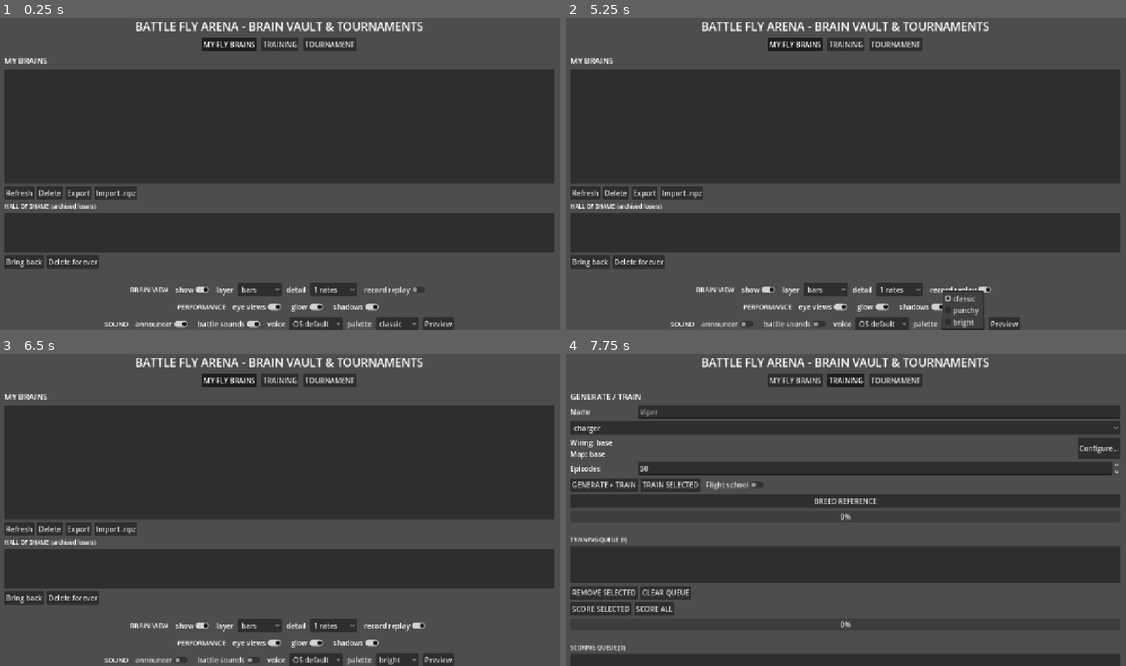
Above: before the commit, frames 1-4 (two rows, left to right).
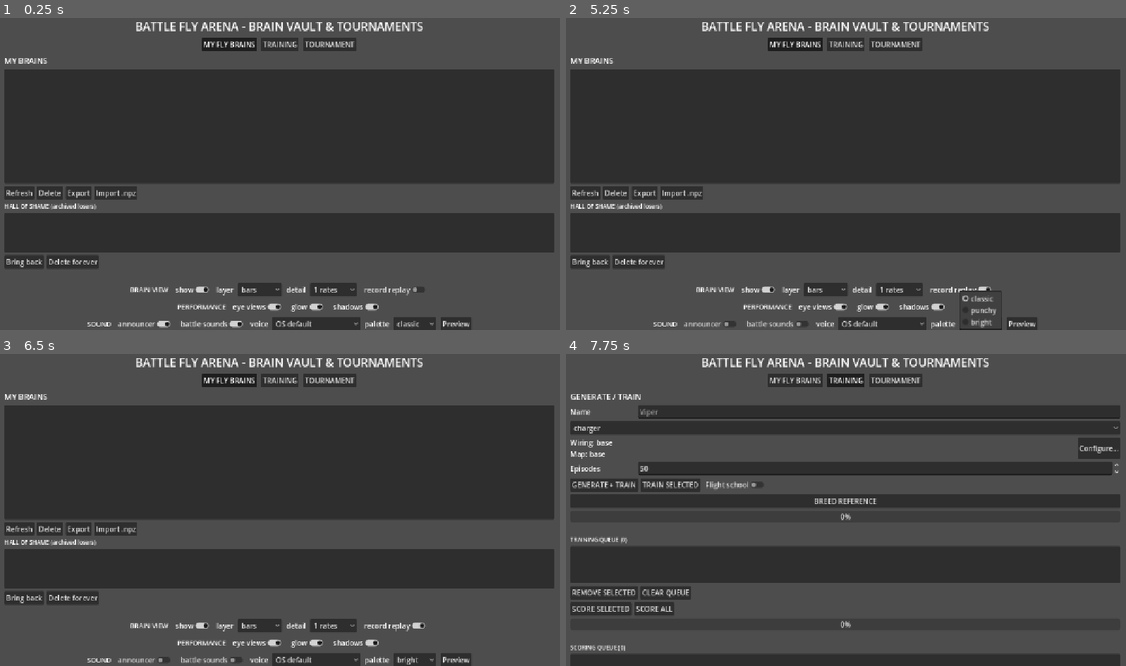
Above: after the commit, the same moments.

Repository: doku/flybrain-arena
Game: Godot game, scene res://scenes/MainMenu.tscn
Two runs of this game, one before a commit and one after it. Both use one fixed random seed, a clock stepped at 60 frames per second and the inputs below.
Inputs:
- Up to frame 1 (0.25 s): no input
- Up to frame 2 (5.25 s): click "announcer" at 0.5 s; click "battle sounds" at 1.25 s; click "OS default" at 2 s; click "record replay" at 2.75 s; click "record replay" at 3.5 s; click "record replay" at 4.25 s; click "classic" at 5 s
- Up to frame 3 (6.5 s): click "classic" at 5.75 s
- Up to frame 4 (7.75 s): click "MY FLY BRAINS" at 6.5 s; click "TRAINING" at 7.25 s

The runs differ from the first frame. In frame 1, 1.1% of the frame differs, in the area x 15-85%, y 95-100%; in frame 2, 1.3%, in the area x 15-85%, y 87-100%; in frame 3, 1.1%; in frame 4, nothing differs.

Commit message:
Fix menu right-edge overflow: long SAPI voice names in the picker
OptionButton minimums grow to the widest item and clip_text does NOT cap them (measured: two live-length Windows voice names stretched the SOUND row to 1035px, past the 1280 window's edge; headless hides this - no voices there). Voice labels now truncate at 23 chars for display (given name sits early in SAPI names, so entries stay distinguishable) with the full name riding a refreshed tooltip; fill splits from the OS call so tests drive live-length lists. Row measured 861px after. Regression test pins the row under 900px with real-length names.

Diff:
--- a/arena/scripts/MainMenu.gd
+++ b/arena/scripts/MainMenu.gd
@@ -29,6 +29,11 @@
 var sound_voice_pick: OptionButton
 var sound_palette_pick: OptionButton
 var _sound_voice_ids: Array = []
+# Full display names, index-aligned with _sound_voice_ids: the picker
+# shows shortened labels (OptionButton minimums grow to the widest
+# item and clip_text does NOT cap them - the Oct 2026 right-edge
+# overflow), so the tooltip reads the full name from here.
+var _sound_voice_names: Array = []
 # Preloaded for the same reason as ArenaManager.SfxSynthLib (fresh
 # scripts have no global class cache entry yet).
 const SfxSynthLib = preload("res://scripts/SfxSynth.gd")
@@ -356,6 +361,13 @@
 	vl.text = "voice"
 	row.add_child(vl)
 	sound_voice_pick = OptionButton.new()
+	# Live Windows voice names run ~50 chars; OptionButton minimums
+	# grow to the widest item (clip_text does NOT cap them), which
+	# stretched this row to 1035px and past the window's right edge.
+	# _short_voice_label bounds the items; the full name rides the
+	# tooltip (_sound_voice_tooltip).
+	sound_voice_pick.clip_text = true
+	sound_voice_pick.custom_minimum_size = Vector2(200, 0)
 	sound_voice_pick.tooltip_text = "Announcer voice (OS default first). Applies on next arena launch."
 	_sound_fill_voices()
 	sound_voice_pick.item_selected.connect(_push_sound_settings)
@@ -381,14 +393,21 @@
 
 
 func _sound_fill_voices() -> void:
+	_fill_voice_picker(DisplayServer.tts_get_voices_for_language("en"))
+
+
+func _fill_voice_picker(voices: Array) -> void:
 	# OS default first (empty id = engine picks), then installed
 	# English voices. Empty list (headless / no TTS) leaves just the
-	# default entry - the picker never errors.
+	# default entry - the picker never errors. Splits from the OS
+	# call so tests can drive live-length voice lists directly.
 	_sound_voice_ids = [""]
+	_sound_voice_names = ["OS default"]
+	sound_voice_pick.clear()
 	sound_voice_pick.add_item("OS default")
 	var stored := TournamentDirector.audio_voice_get()
 	var sel := 0
-	for v in DisplayServer.tts_get_voices_for_language("en"):
+	for v in voices:
 		# Backend-dependent shape: some platforms return {id, name}
 		# dicts, others (Windows SAPI) return bare voice-id strings -
 		# and this engine build types the loop variable as String, so
@@ -401,10 +420,33 @@
 		if vid == "":
 			continue
 		_sound_voice_ids.append(vid)
-		sound_voice_pick.add_item(vname)
+		_sound_voice_names.append(vname)
+		sound_voice_pick.add_item(_short_voice_label(vname))
 		if vid == stored:
 			sel = _sound_voice_ids.size() - 1
 	sound_voice_pick.selected = sel
+	_sound_voice_tooltip()
+
+
+func _short_voice_label(vname: String) -> String:
+	# OptionButton minimums grow to the widest ITEM, and clip_text
+	# does not cap them (measured: 50-char SAPI names stretched the
+	# SOUND row to 1035px, past the window edge). Shortened labels
+	# keep the row bounded; the given name (Hazel/David/...) sits
+	# early in SAPI names, so entries stay distinguishable. The full
+	# name rides the tooltip (_sound_voice_tooltip).
+	if vname.length() <= 24:
+		return vname
+	return vname.substr(0, 23) + "..."
+
+
+func _sound_voice_tooltip() -> void:
+	# The picker shows shortened labels; the tooltip carries the
+	# selected voice's full name from the parallel names array.
+	var idx := sound_voice_pick.selected
+	if idx >= 0 and idx < _sound_voice_names.size():
+		sound_voice_pick.tooltip_text = "%s\nAnnouncer voice (OS default first). Applies on next arena launch." \
+			% str(_sound_voice_names[idx])
 
 
 func _sound_voice_id_name(v: Variant) -> Array:
@@ -425,6 +467,7 @@
 	var idx := sound_voice_pick.selected
 	if idx >= 0 and idx < _sound_voice_ids.size():
 		TournamentDirector.audio_voice_set(str(_sound_voice_ids[idx]))
+	_sound_voice_tooltip()
 	TournamentDirector.audio_opt_set("sfx_palette",
 		str(SfxSynthLib.PALETTES[sound_palette_pick.selected]))
 
--- a/arena/tests/test_menu_pages.gd
+++ b/arena/tests/test_menu_pages.gd
@@ -66,6 +66,26 @@
 	# Persistent footer: settings + launch bar outside the pages.
 	_check(menu.bv_enable != null and menu.perf_pip != null
 		and menu.sound_voice != null, "settings rows persist")
+	# Oct 2026 right-edge overflow regression: live-length SAPI voice
+	# names once stretched the SOUND row to 1035px, past the window
+	# edge (headless hides it - no voices there). Shortened labels
+	# bound the row; the full name rides the tooltip.
+	menu._fill_voice_picker(["Microsoft Hazel Desktop - English (Great Britain)",
+		"Microsoft David Desktop - English (United States)"])
+	var srow: Control = menu.sound_voice_pick.get_parent()
+	_check(srow.get_combined_minimum_size().x <= 900.0,
+		"live-length voices keep the SOUND row under 900px")
+	_check(menu.sound_voice_pick.get_item_text(1)
+		== "Microsoft Hazel Desktop...", "voice labels shortened for display")
+	_check(str(menu._sound_voice_names[1])
+		== "Microsoft Hazel Desktop - English (Great Britain)",
+		"full voice name kept for tooltip")
+	menu.sound_voice_pick.selected = 1
+	menu._sound_voice_tooltip()
+	_check(menu.sound_voice_pick.tooltip_text.begins_with("Microsoft Hazel"),
+		"tooltip carries the full name")
+	_check(menu._short_voice_label("Zira") == "Zira",
+		"short labels unchanged")
 	if failures == 0:
 		print("ALL MENU-PAGE TESTS PASSED")
 	else:
